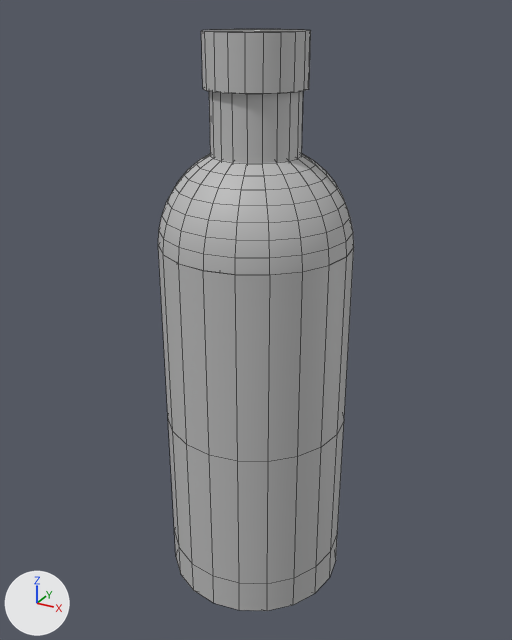
What one commit did to the FBX model Assets/3D Environment/SM_Bottle_1.fbx.
Before and after are seen from a camera (50 mm lens) standing at (0.336, -0.612, 0.618) and looking at (-0.002, 0.004, 0.311). Every picture has the same lights, and +X, +Y and +Z are marked at lower left. Mesh edges are drawn as thin lines. Where no turn or scale is listed for an object, it has been applied to the vertices.

Names of what the first picture shows: 'Bottle_1'.
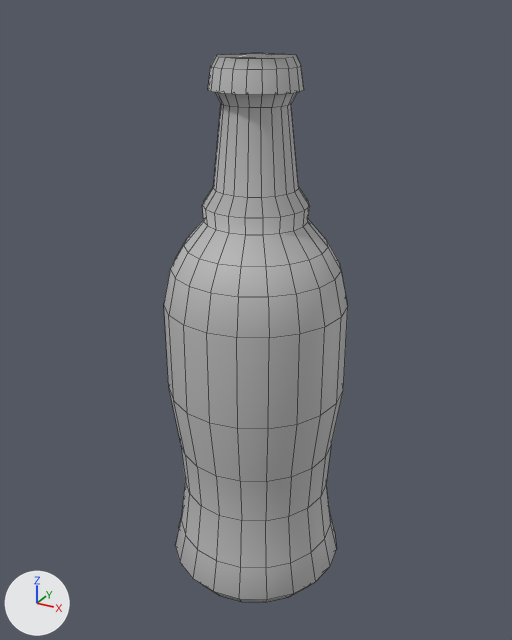
What differs and where, as boxes [x1, y1, x2, y2] in the pictures (512 x 640 px):
'Bottle_1', reshaped (6% narrower)
    before: [158, 29, 354, 611]
    after: [164, 53, 348, 602]
part 1 of me_mesh, rebuilt (6% narrower, 50% taller)
    before: [158, 246, 354, 611]
    after: [164, 53, 348, 602]
part 2 of me_mesh, deleted
    before: [201, 29, 311, 163]
part 3 of me_mesh, deleted
    before: [158, 154, 354, 275]

What the commit changed:
me_mesh is used by ob_bottle_1; location (0.0, 0.0, 0.0).
me_mesh had 361 vertices, 338 faces and spanned x -0.099..0.099, y -0.099..0.099, z 0.0..0.6.
me_mesh now has 340 vertices, 338 faces and spans x -0.099..0.099, y -0.099..0.099, z 0.0..0.579.
me_mesh part 1: the loose piece of 80 vertices spanning x -0.099..0.099, y -0.099..0.099, z 0.0..0.4 is rebuilt with 340 vertices and now spans x -0.099..0.099, y -0.099..0.099, z 0.0..0.579.
me_mesh part 2: the loose piece of 80 vertices spanning x -0.05..0.05, y -0.05..0.05, z 0.451..0.6 is deleted.
Part 3, on me_mesh:
201 vertices are removed from x -0.099..0.099, y -0.099..0.099, z 0.4..0.499.
200 faces are deleted.
me_mesh part 4: the surface is now shaded smooth.
